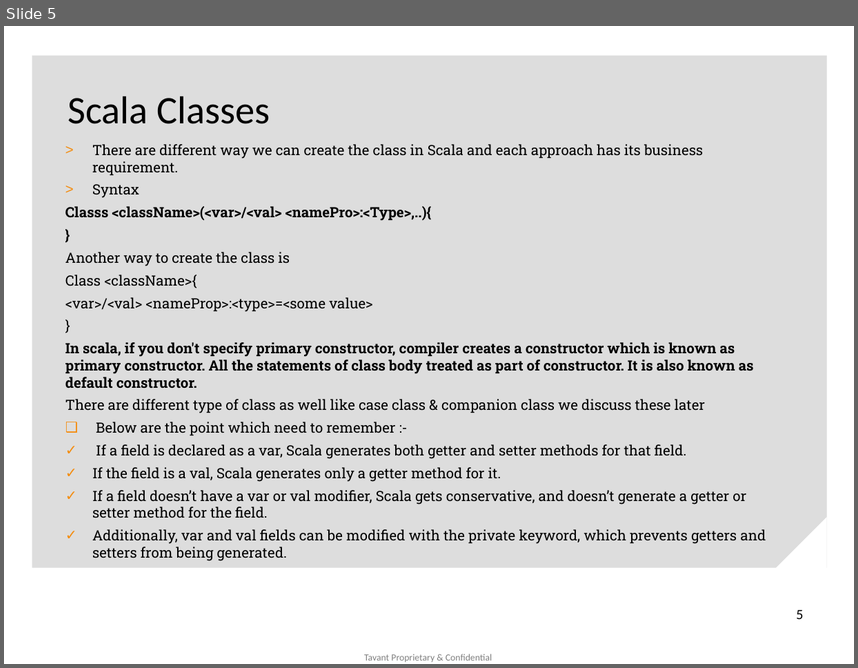
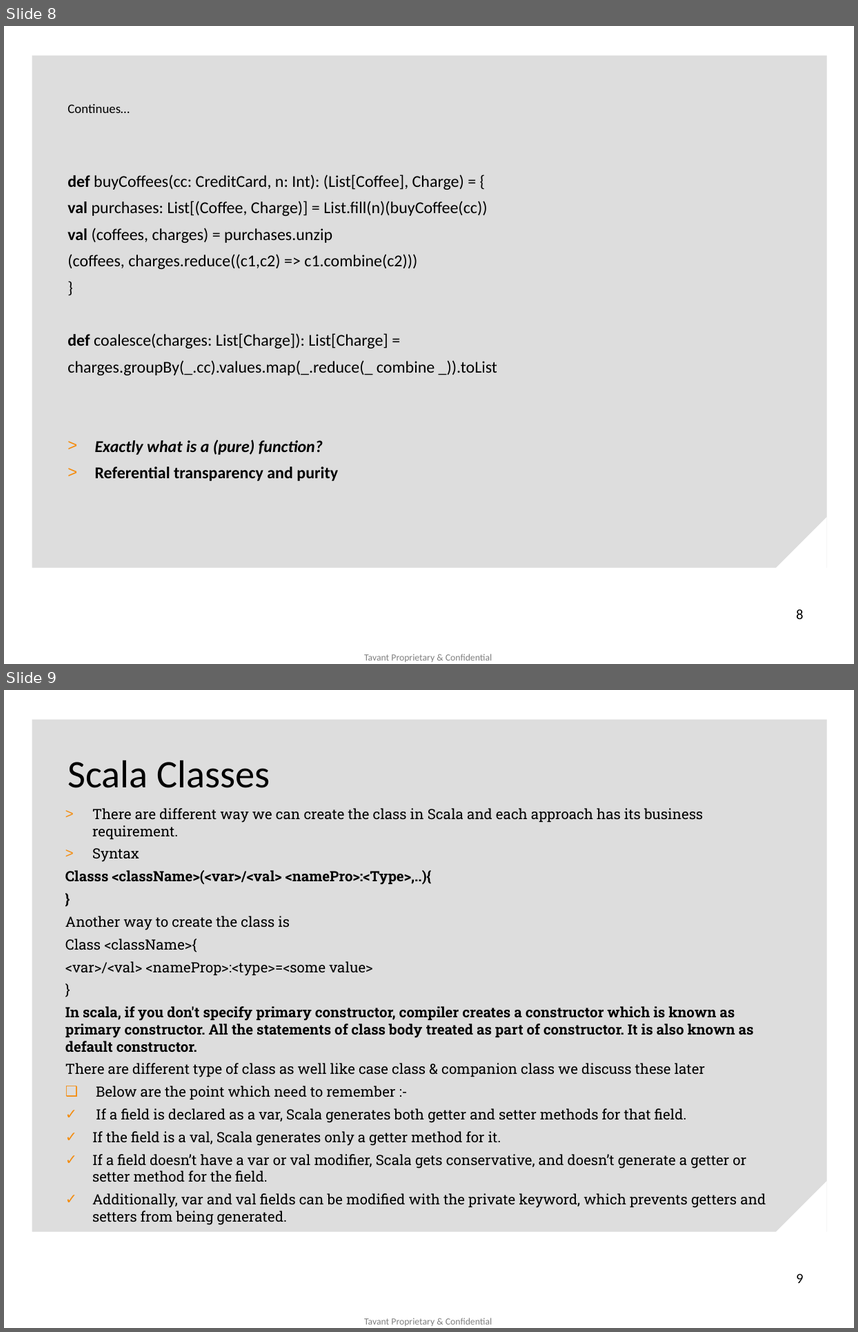
Before and after one commit to jkmishra/scalatest, a slide deck: Why Scala (1).pptx. Shown one above the other, each under a label of ours: slide 5 before the commit, slides 8 and 9 after it. The pictures are 858x668 and 858x1332 pixels, drawn with LibreOffice and Linux fonts; fonts in the diff are those of the drawing; background and template pictures are left out. Boxes give left, top, right and bottom in pixels: in the first picture for what was removed or moved away, otherwise in the second. Text is boxed around its words. In the diff, an @@ line names an element or a change of style, - is before the commit and + after.

```diff
--- a/Why Scala (1).pptx
+++ b/Why Scala (1).pptx
@@ slide 8 added at bbox=[4, 26, 854, 664], background #FFFFFF; not listed: 3 template elements that a slide beside it also shows @@
@@ title added at bbox=[67, 104, 130, 113], 11 pt, text #000000 @@
+Continues…
@@ text added at bbox=[67, 174, 497, 481], 14 pt, text #000000 @@
+def buyCoffees(cc: CreditCard, n: Int): (List[Coffee], Charge) = {
+val purchases: List[(Coffee, Charge)] = List.fill(n)(buyCoffee(cc))
+val (coffees, charges) = purchases.unzip
+(coffees, charges.reduce((c1,c2) => c1.combine(c2)))
+}
+def coalesce(charges: List[Charge]): List[Charge] =
+charges.groupBy(_.cc).values.map(_.reduce(_ combine _)).toList
+> Exactly what is a (pure) function?
+> Referential transparency and purity
@@ page number added at bbox=[796, 609, 803, 619], 12 pt, text #000000 @@
+8
@@ what was slide 5 is now slide 9 @@
@@ page number at bbox=[796, 1273, 803, 1283]: text changed @@
-5
+9
```
Also in this commit, not shown: 1 slide changed, 3 other slides added, 5 slides removed, 9 other files.
